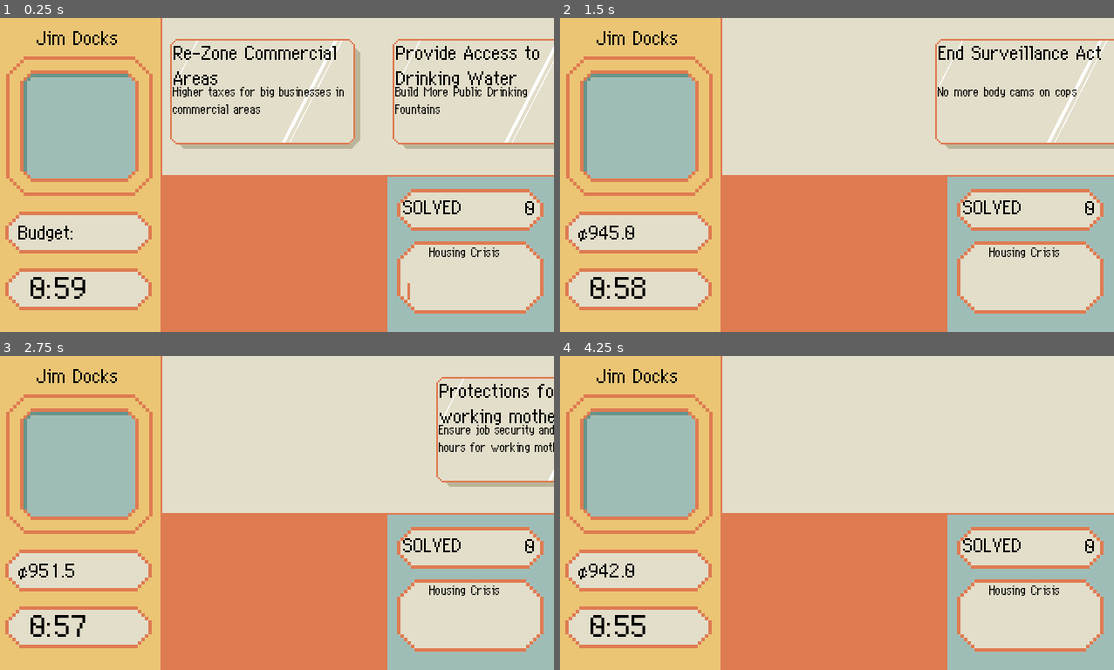
Above: before the commit, frames 1-4 (two rows, left to right).
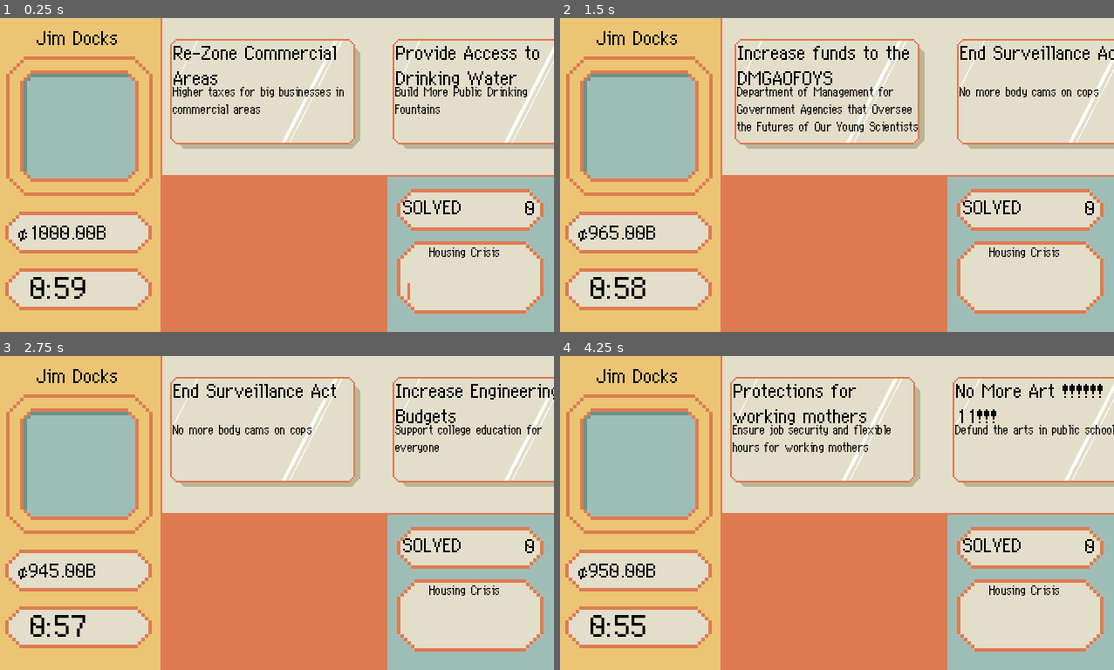
Above: after the commit, the same moments.

Repository: novadragonDOTspace/Socialism
Game: Godot game, scene res://game.tscn
Same seed, same stepped clock (60 frames per second), same inputs: the game is played once before the commit and once after it.
Inputs (mouse positions are in pixels of both pictures, inside the frame that each line leads up to):
- Up to frame 1 (0.25 s): no input
- Up to frame 2 (1.5 s): tap Enter at 0.5 s; move the mouse to (958, 159) at 0.52 s; hold D 0.53-1.25 s; tap Space at 0.6, 0.77, 1.07 s; click (958, 159) at 0.67 s; drag from (720, 190) to (809, 237) at 1.27 s
- Up to frame 3 (2.75 s): tap Space at 2, 2.3 s; move the mouse to (332, 443) at 2.02 s; hold D from 2.03 s (still down); tap Ctrl at 2.1 s
- Up to frame 4 (4.25 s): release D at 2.75 s; drag from (809, 575) to (665, 465) at 2.77 s; move the mouse to (1003, 560) at 3.52 s; hold Left from 3.53 s (still down); tap Y at 3.6 s; tap Space at 3.77, 3.8, 4.07 s

The runs differ from the first frame. In frame 1, 0.3% of the frame differs, in the area x 3-20%, y 66-72%; in frame 2, 5.3%, in the area x 7-100%, y 6-71%; in frame 3, 4.8%; in frame 4, 4.8%.

Commit message:
PostJam Stuffs

Diff:
--- a/Bills/Bills.gd
+++ b/Bills/Bills.gd
@@ -1,4 +1,5 @@
 extends Resource
+
 class_name Bill
 
 @export var Title: String
--- a/Bills/billControl.gd
+++ b/Bills/billControl.gd
@@ -1,4 +1,5 @@
 extends Control
+
 class_name BillControll
 
 var Headline: String
@@ -8,22 +9,25 @@
 
 
 func _ready() -> void:
-    $HeadlineLabel.text = Headline
-    $ContentBillLabel.text = ContentBill
-    PositionGoal = position
+	$HeadlineLabel.text = Headline
+	$ContentBillLabel.text = ContentBill
+	PositionGoal = position
 
-    if position.y + 126 < 0:
-        queue_free()
+	if position.y + 126 < 0:
+		queue_free()
 
 
 func _process(delta: float) -> void:
+	$HeadlineLabel.text = Headline
+	$ContentBillLabel.text = ContentBill
+	position = position.move_toward(PositionGoal, 10)
 
-    $HeadlineLabel.text = Headline
-    $ContentBillLabel.text = ContentBill
-    position = position.move_toward(PositionGoal, 10)
 
 func OffTheyGo() -> void:
-    PositionGoal = Vector2(position.x, position.y - 200)
+	if position != PositionGoal: return
+	PositionGoal = Vector2(position.x, position.y - 200)
+
 
 func NextPls() -> void:
-    PositionGoal = Vector2(position.x - 255, position.y)
+	if position != PositionGoal: return
+	PositionGoal = Vector2(position.x - 255, position.y)
--- a/Pricks/RichPrick.gd
+++ b/Pricks/RichPrick.gd
@@ -1,4 +1,5 @@
 extends Resource
+
 class_name Prick
 
 @export var Name: String
--- a/ProblemResolutionCombo.gd
+++ b/ProblemResolutionCombo.gd
@@ -1,4 +1,5 @@
 extends Resource
+
 class_name ProblemResolutionCombo
 
 @export var Target: Problem
--- a/Problems/Problems.gd
+++ b/Problems/Problems.gd
@@ -1,4 +1,5 @@
 extends Resource
+
 class_name Problem
 
 @export var Name: String
--- a/game.gd
+++ b/game.gd
@@ -1,4 +1,5 @@
 extends Node
+
 class_name Game
 
 @export var AllProblems: Array[Problem]
@@ -20,11 +21,12 @@
 
 @export var Budget: int
 
+
 func BillsEmpty() -> void:
 	Bills = AllBills.duplicate_deep()
 	Bills.shuffle()
 
-	var i: int = 0;
+	var i: int = 0
 	for b in Bills:
 		var nb: BillControll = BillControllScene.instantiate()
 		nb.Headline = b.Title
@@ -40,10 +42,13 @@
 	CurrentPrick = AllPricks.pick_random()
 	CurrentProblem = ActiveProblem.new()
 	CurrentProblem.Prob = AllProblems.pick_random()
+	$Control/Budget.text = "¢" + str(float(Budget) / 10) + "0B"
+	$TimerAccept.start()
 
 
-
-func ButtonBressed():
+func Accept():
+	if BCN[0].position != Vector2(200, 24):
+		return
 	var currentTime: float = TimerGame.time_left
 	TimerGame.start(currentTime + Bills[0].TimeModify)
 	Budget += Bills[0].MoneyTransfer
@@ -52,11 +57,15 @@
 			CurrentProblem.Resolution += Bills[0].ProblemResolution.ResolutionAmount
 		Budget -= Bills[0].ProblemResolution.ResolutionAmount
 
-	$Control/Budget.text = "¢" + str(float(Budget) / 10)
+	$Control/Budget.text = "¢" + str(float(Budget) / 10) + "0B"
 	$Control/SolvedProblems.text = str(solvedProblems)
 	$Control/TextureProgressBar.value = CurrentProblem.Resolution
 
 	print(CurrentProblem.Resolution)
+	KillCurrentProblem()
+
+
+func KillCurrentProblem():
 	BCN[0].OffTheyGo()
 	BCN.remove_at(0)
 	for i in BCN:
@@ -64,6 +73,8 @@
 	Bills.pop_front()
 	if Bills.size() == 0:
 		BillsEmpty()
+	$TimerAccept.start()
+
 
 func _process(_delta: float) -> void:
 	if CurrentProblem.Resolution > CurrentProblem.Prob.Budget:
@@ -75,7 +86,8 @@
 	$Control/ProblemText.text = CurrentProblem.Prob.Name
 	$Control/TextureProgressBar.max_value = CurrentProblem.Prob.Budget
 
+
 func _input(_event: InputEvent) -> void:
-	if _event is  InputEventKey and _event.pressed:
+	if _event is InputEventKey and _event.pressed:
 		if _event.keycode == KEY_SPACE:
-			ButtonBressed()
+			Accept()
--- a/game.tscn
+++ b/game.tscn
@@ -185,3 +185,7 @@
 vertical_alignment = 1
 
 [node name="SFX" type="AudioStreamPlayer" parent="."]
+
+[node name="TimerAccept" type="Timer" parent="."]
+
+[connection signal="timeout" from="TimerAccept" to="." method="KillCurrentProblem"]
--- a/project.godot
+++ b/project.godot
@@ -34,7 +34,7 @@
 
 window/size/viewport_width=640
 window/size/viewport_height=360
-window/stretch/mode="canvas_items"
+window/stretch/mode="viewport"
 
 [editor_plugins]
 
